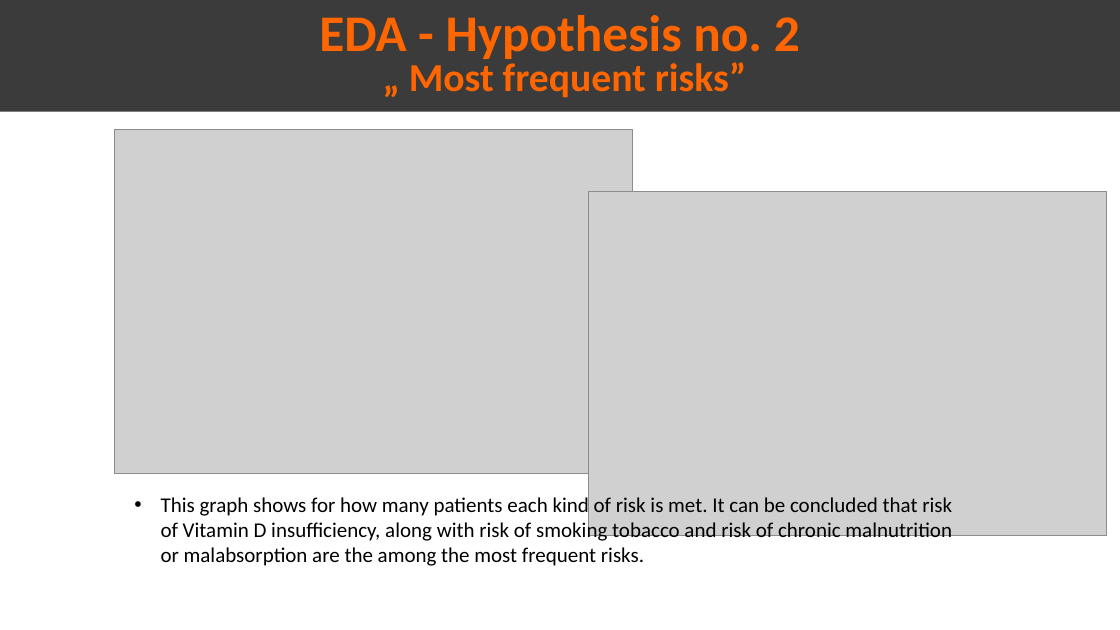
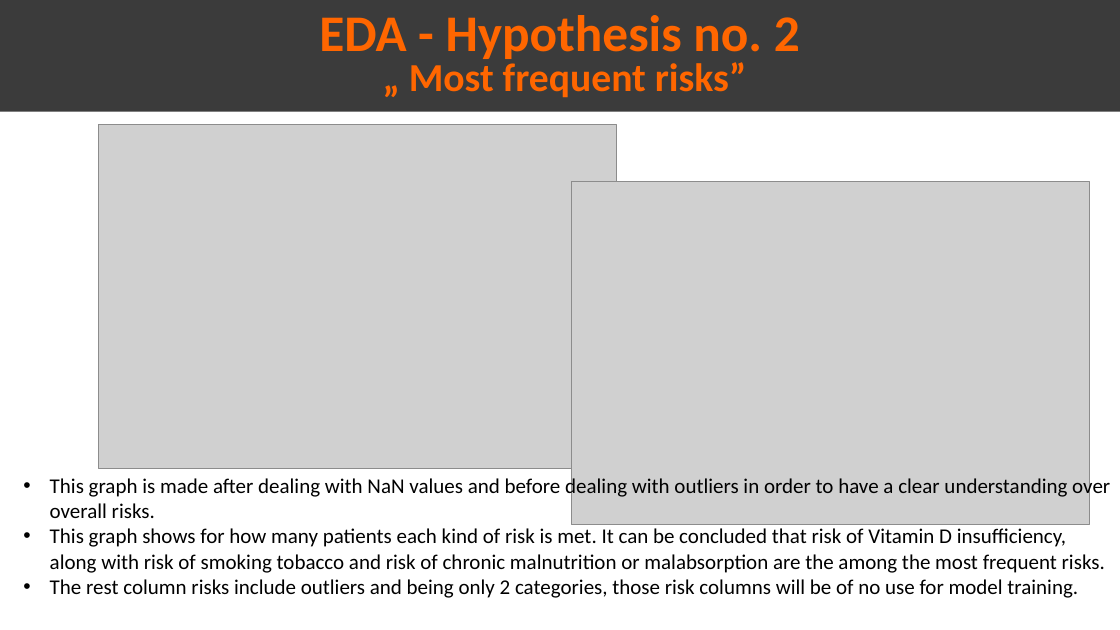
Before and after one commit to Omar-Safwat/HealthCare_project, a slide deck: slide 11 of Week_11/Presentation_EDA.pptx. Drawn at 1120x630 pixels with LibreOffice and Linux fonts; fonts in the diff are those of the drawing; grey boxes stand for pictures. Boxes give left, top, right and bottom in pixels: in the first picture for what was removed or moved away, otherwise in the second. Text is boxed around its words. In the diff, an @@ line names an element or a change of style, - is before the commit and + after.

Commit message:
update w11

```diff
--- a/Week_11/Presentation_EDA.pptx
+++ b/Week_11/Presentation_EDA.pptx
@@ picture: place and size @@
-picture at (115,129,634,473)
+picture at (98,125,617,469)
@@ picture: place and size @@
-picture at (588,192,1107,535)
+picture at (571,181,1090,525)
@@ text "This graph is made after ...": place and size @@
-text "This graph is made after ..." at (161,494,952,566)
+text "This graph is made after ..." at (50,475,1110,598)
@@ text at (50,475,1110,518): paragraph added @@
+• This graph is made after dealing with NaN values and before dealing with outliers in order to have a clear understanding over overall risks.
@@ text at (50,579,1078,598): paragraph added @@
+• The rest column risks include outliers and being only 2 categories, those risk columns will be of no use for model training.
```
Also in this commit, not shown: 3 other slides changed.
